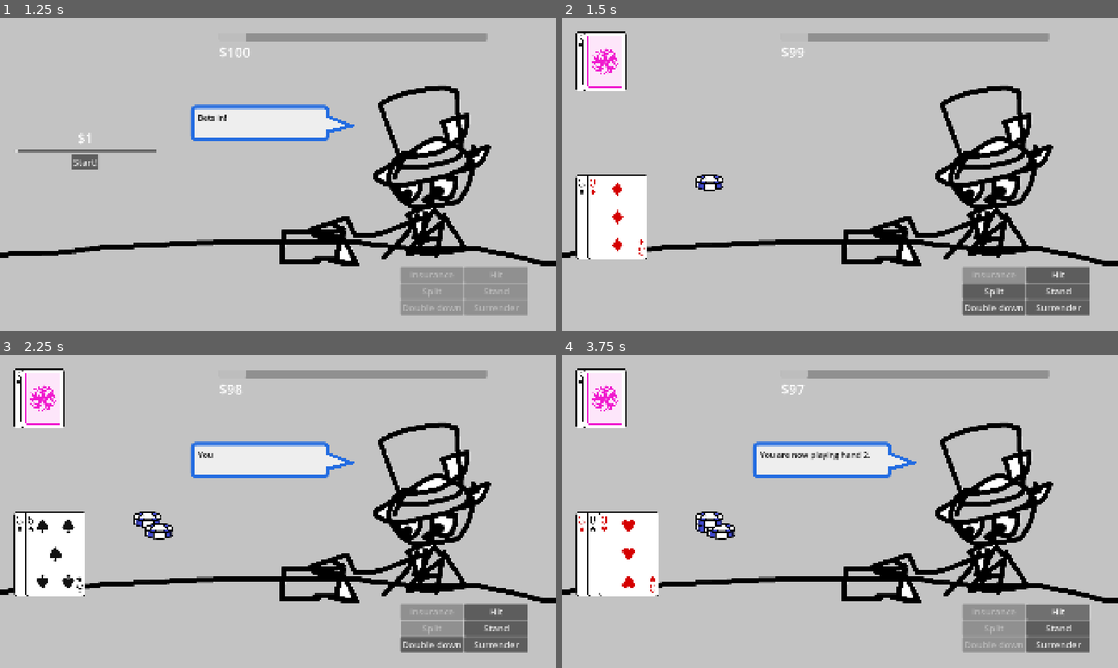
Above: before the commit, frames 1-4 (two rows, left to right).
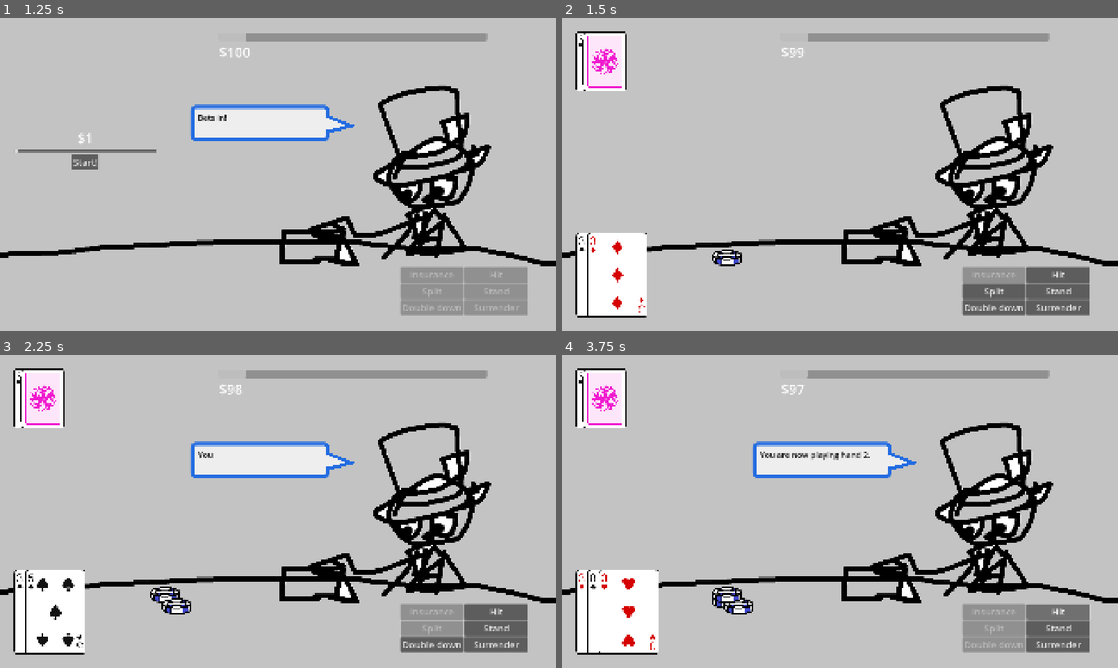
Above: after the commit, the same moments.

Repository: Tofutush/blackjack-with-sky
Game: Godot game, scene res://scenes/Start/Start.tscn
Same seed, same stepped clock (60 frames per second), same inputs: the game is played once before the commit and once after it.
Inputs:
- Up to frame 1 (1.25 s): click "Start" at 0.5 s
- Up to frame 2 (1.5 s): click "Start!" at 1.25 s
- Up to frame 3 (2.25 s): click "Split" at 2 s
- Up to frame 4 (3.75 s): click "Double down" at 2.75 s; click "Hit" at 3.5 s

Frame 1 is identical in both runs. In frame 2, 5.4% of the frame differs, in the area x 2-33%, y 50-96%; in frame 3, 5.9%; in frame 4, 6.7%, in the area x 2-35%, y 50-96%.

Commit message:
deck & chip pos

Diff:
--- a/scenes/Main/main.gd
+++ b/scenes/Main/main.gd
@@ -3,8 +3,8 @@
 const deckDisplayScene = preload("res://scenes/DeckDisplay/deck_display.tscn")
 const chipsScene = preload("res://scenes/Chips/chips.tscn")
 
-const DECK_INITIAL_POS = Vector2(48, 540)
-const CHIP_INITIAL_POS = Vector2(460, 540)
+const DECK_INITIAL_POS = Vector2(48, 740)
+const CHIP_INITIAL_POS = Vector2(520, 800)
 
 var mainDeck: Deck
 var dealerHand: Deck
